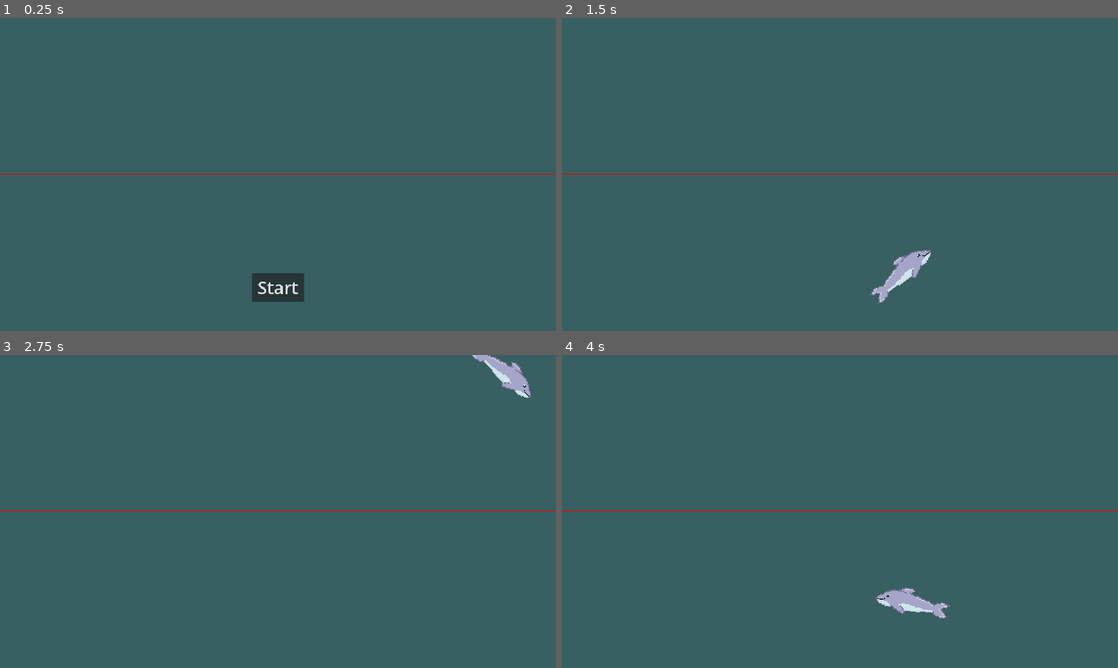
Above: before the commit, frames 1-4 (two rows, left to right).
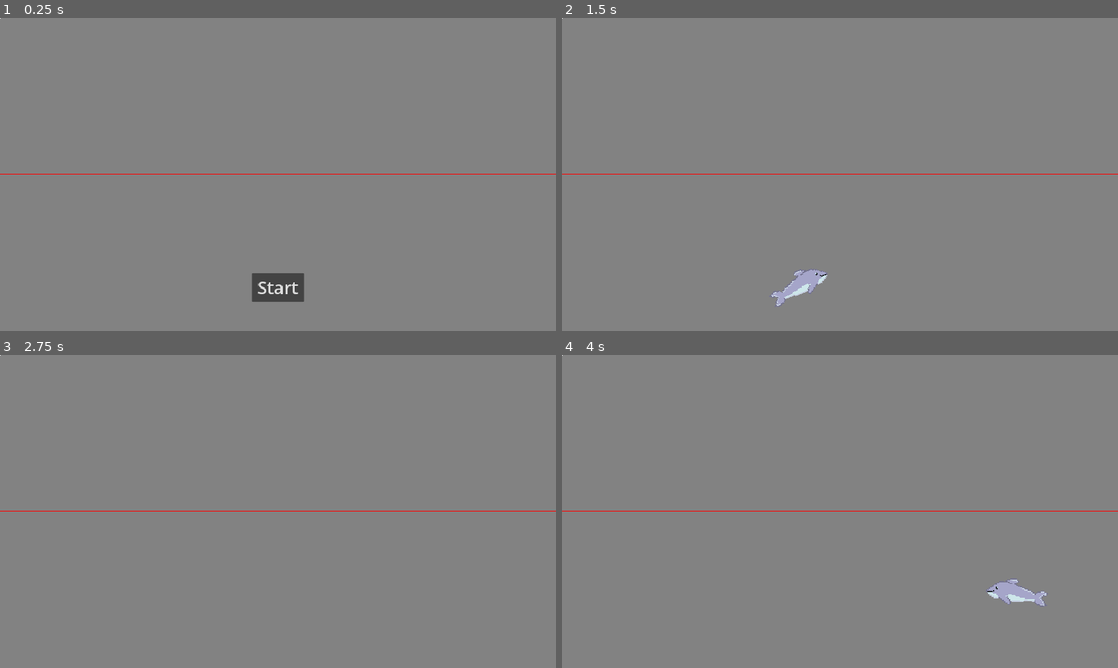
Above: after the commit, the same moments.

Repository: Kugelpanzer/GGJ-2024
Game: Godot game, scene res://Main.tscn
The game is run twice, just before and just after one commit, with the same random seed, the same clock (stepped at 60 frames per second) and the same inputs.
Inputs (mouse positions are in pixels of both pictures, inside the frame that each line leads up to):
- Up to frame 1 (0.25 s): no input
- Up to frame 2 (1.5 s): click "Start" at 0.5 s; move the mouse to (962, 158) at 1.27 s
- Up to frame 3 (2.75 s): move the mouse to (166, 527) at 2.02 s
- Up to frame 4 (4 s): move the mouse to (895, 442) at 2.77 s; move the mouse to (812, 574) at 3.52 s

The runs differ from the first frame. In frame 1, 100% of the frame differs, in the area x 0-100%, y 0-100%; in frame 2, 100%; in frame 3, 100%; in frame 4, 100%.

Commit message:
dolphin scale to 4, 4

Diff:
--- a/Dolphin.tscn
+++ b/Dolphin.tscn
@@ -15,8 +15,8 @@
 }]
 
 [sub_resource type="CapsuleShape2D" id="2"]
-radius = 27.0
-height = 184.0
+radius = 25.0786
+height = 166.658
 
 [node name="Dolphin" type="Area2D"]
 z_index = 10
@@ -25,14 +25,15 @@
 [node name="AnimatedSprite2D" type="AnimatedSprite2D" parent="."]
 modulate = Color(0.862745, 1, 1, 1)
 position = Vector2(-20, -2)
-scale = Vector2(4.804, 4)
+scale = Vector2(4, 4)
 sprite_frames = SubResource("1")
 animation = &"swim"
 frame_progress = 0.419449
 
 [node name="CollisionShape2D" type="CollisionShape2D" parent="."]
+position = Vector2(0, 3)
 rotation = 1.50098
-scale = Vector2(1.01463, 1)
+scale = Vector2(1, 0.985)
 shape = SubResource("2")
 
 [connection signal="body_entered" from="." to="." method="_on_Player_body_entered"]
--- a/Main.tscn
+++ b/Main.tscn
@@ -9,25 +9,17 @@
 [ext_resource type="PackedScene" uid="uid://6ygqq31w6qkf" path="res://Water.tscn" id="7_bbi0j"]
 [ext_resource type="Script" path="res://Water.gd" id="8_ofdqp"]
 
-[sub_resource type="Curve2D" id="1"]
-_data = {
-"points": PackedVector2Array(0, 0, 0, 0, 0, 0, 0, 0, 0, 0, 480, 0, 0, 0, 0, 0, 1323, 917, 0, 0, 0, 0, 0, 720, 0, 0, 0, 0, 0, 0)
-}
-point_count = 5
-
 [node name="Main" type="Node"]
 script = ExtResource("1")
 mob_scene = ExtResource("2")
 
 [node name="ColorRect" type="ColorRect" parent="."]
-anchors_preset = -1
-anchor_right = 2.756
-anchor_bottom = 1.267
-offset_right = 0.119995
-offset_bottom = -0.240051
+anchors_preset = 15
+anchor_right = 1.0
+anchor_bottom = 1.0
 grow_horizontal = 2
 grow_vertical = 2
-color = Color(0.219608, 0.372549, 0.380392, 1)
+color = Color(0.509804, 0.509804, 0.509804, 1)
 
 [node name="Player" parent="." instance=ExtResource("3")]
 
@@ -41,13 +33,7 @@
 one_shot = true
 
 [node name="StartPosition" type="Marker2D" parent="."]
-position = Vector2(240, 450)
-
-[node name="MobPath" type="Path2D" parent="."]
-curve = SubResource("1")
-
-[node name="MobSpawnLocation" type="PathFollow2D" parent="MobPath"]
-scale = Vector2(2.44, 1)
+position = Vector2(-200, 500)
 
 [node name="HUD" parent="." instance=ExtResource("4")]
 
--- a/Water.tscn
+++ b/Water.tscn
@@ -1,3 +1,11 @@
-[gd_scene format=3 uid="uid://6ygqq31w6qkf"]
+[gd_scene load_steps=3 format=3 uid="uid://6ygqq31w6qkf"]
+
+[ext_resource type="Texture2D" uid="uid://20w1ggv38arq" path="res://art/WhitePixel.png" id="1_eyseq"]
+
+[sub_resource type="CanvasItemMaterial" id="CanvasItemMaterial_lk73f"]
 
 [node name="Water" type="Node2D"]
+
+[node name="WhitePixel" type="Sprite2D" parent="."]
+material = SubResource("CanvasItemMaterial_lk73f")
+texture = ExtResource("1_eyseq")
Not shown: 1 places in Main.tscn that only renumber resources
Binary file added: art/WhitePixel.png
Not shown, added: art/WhitePixel.png.import
